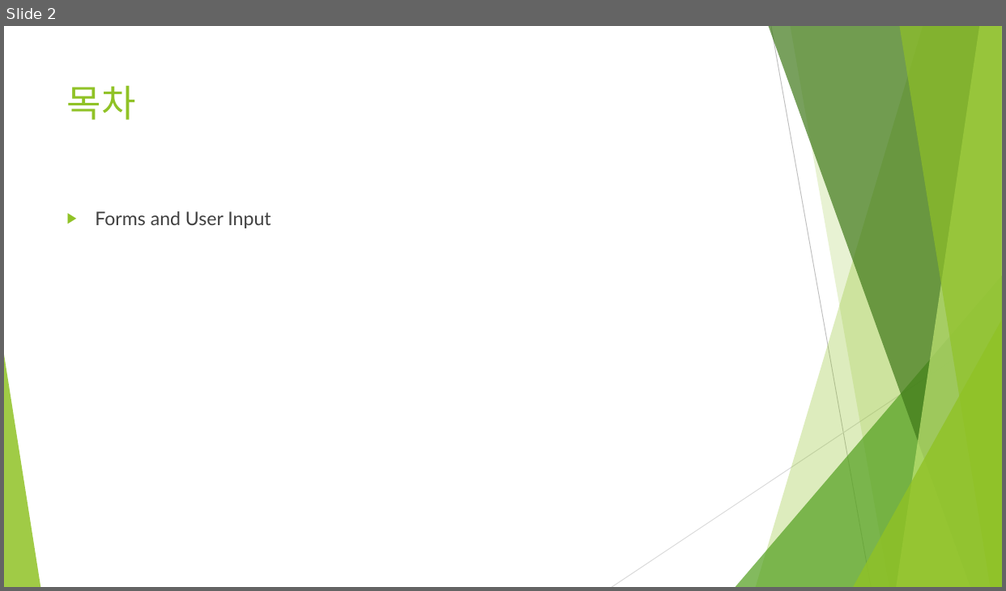
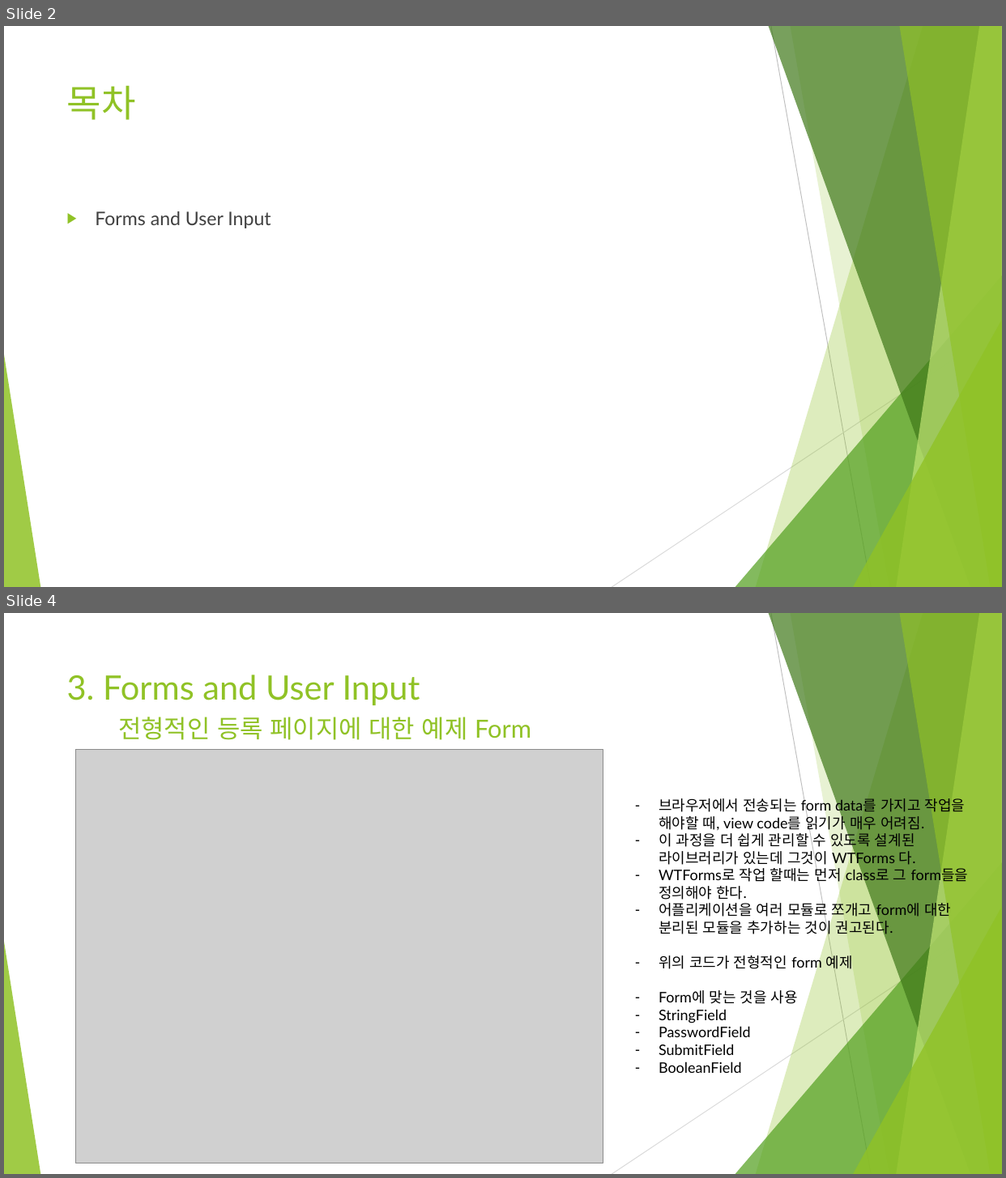
Before and after one commit to Heechul90/Flask, a slide deck: Study/03. Forms and User Input/Forms and User Input.pptx. Shown one above the other, each under a label of ours: slide 2 before the commit, slides 2 and 4 after it; the slides between them are not shown. The pictures are 1006x591 and 1006x1178 pixels, drawn with LibreOffice and Linux fonts; fonts in the diff are those of the drawing; grey boxes stand for pictures. Boxes give left, top, right and bottom in pixels: in the first picture for what was removed or moved away, otherwise in the second. Text is boxed around its words. In the diff, an @@ line names an element or a change of style, - is before the commit and + after.

```diff
--- a/Study/03. Forms and User Input/Forms and User Input.pptx
+++ b/Study/03. Forms and User Input/Forms and User Input.pptx
@@ slide 4 added at [4, 613, 1002, 1174], background #FFFFFF; not listed: 10 template elements that a slide beside it also shows @@
@@ title added at [67, 675, 420, 705], 32.4 pt, text #90C226 @@
+3. Forms and User Input
@@ text added at [118, 717, 531, 740], 24 pt, text #90C226 @@
+전형적인 등록 페이지에 대한 예제 Form
@@ picture added at [76, 750, 603, 1164] @@
@@ text added at [658, 798, 969, 1073], 14 pt, text #000000 @@
+– 브라우저에서 전송되는 form data를 가지고 작업을 해야할 때, view code를 읽기가 매우 어려짐.
+– 이 과정을 더 쉽게 관리할 수 있도록 설계된 라이브러리가 있는데 그것이 WTForms 다.
+– WTForms로 작업 할때는 먼저 class로 그 form들을 정의해야 한다.
+– 어플리케이션을 여러 모듈로 쪼개고 form에 대한 분리된 모듈을 추가하는 것이 권고된다.
+– 위의 코드가 전형적인 form 예제
+– Form에 맞는 것을 사용
+– StringField
+– PasswordField
+– SubmitField
+– BooleanField
```
Also in this commit, not shown: 2 other slides added, 1 slide removed, 16 other files.
